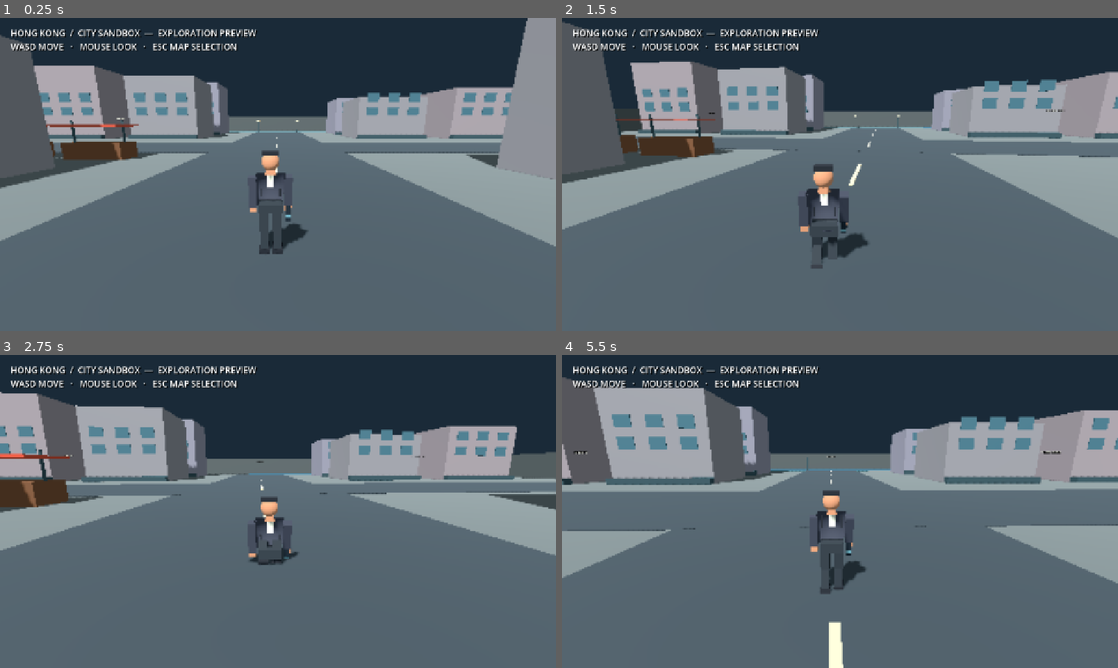
Above: before the commit, frames 1-4 (two rows, left to right).
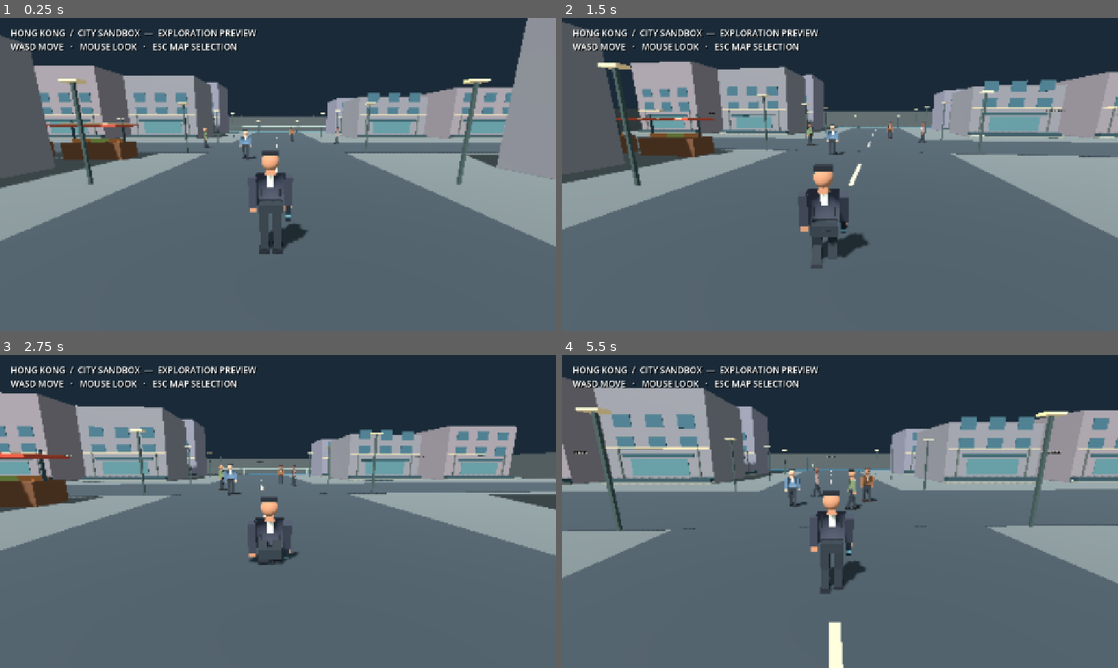
Above: after the commit, the same moments.

Repository: CoolgamerProXD/Stealty-Assasin-redesigned-computing-machine-Beta
Game: Godot game, scene res://scenes/hong_kong_preview.tscn
Two runs of this game, one before a commit and one after it. Both use one fixed random seed, a clock stepped at 60 frames per second and the inputs below. This scene is started directly instead of the project's main scene.
Inputs (mouse positions are in pixels of both pictures, inside the frame that each line leads up to):
- Up to frame 1 (0.25 s): no input
- Up to frame 2 (1.5 s): move the mouse to (867, 174) at 0.52 s; hold C (crouch) 0.53-1.28 s; hold W (move_forward) from 0.53 s (still down); click (867, 174) at 0.67 s; move the mouse to (812, 174) at 1.27 s; right-click (812, 174) at 1.35 s
- Up to frame 3 (2.75 s): keep holding W (move_forward); tap C (crouch) at 1.55 s; move the mouse to (289, 505) at 2.02 s; hold C (crouch) from 2.03 s (still down)
- Up to frame 4 (5.5 s): keep holding W (move_forward); move the mouse to (834, 517) at 2.77 s; release C (crouch) at 2.78 s; tap 1 (equip_primary) at 2.85 s; click (834, 517) at 2.92 s; tap C (crouch) every 0.75 s from 3.05 to 5.3 s; move the mouse to (878, 514) at 3.52 s; hold 2 (equip_secondary) 3.53-4.28 s; move the mouse to (795, 508) at 4.27 s; click (795, 508) at 4.35 s; move the mouse to (845, 511) at 5.02 s; hold Ctrl (instinct) from 5.03 s (still down); click (845, 511) at 5.17 s

The runs differ from the first frame. In frame 1, 3.3% of the frame differs, in the area x 8-92%, y 19-54%; in frame 2, 3.0%; in frame 3, 3.1%; in frame 4, 4.3%, in the area x 0-100%, y 16-57%.

Commit message:
Add public-space activity and richer preview landmarks
Co-authored-by: arena-agent <297053741+arena-agent@users.noreply.github.com>

Diff:
--- a/scripts/world/landscape_preview.gd
+++ b/scripts/world/landscape_preview.gd
@@ -1,11 +1,15 @@
 extends "res://scripts/world/tung_chung_preview.gd"
 ## Original explorable landscape studies, separate from campaign progression.
 @export_enum("city", "mountain") var preview_kind: String = "city"
+var accents: Array[Transform3D] = []
+var accent_colors: Array[Color] = []
 
 func _ready() -> void:
  _environment()
  if preview_kind == "city": _city()
  else: _mountain()
+ _flush_accents()
+ _scene_population()
  player = HotelPlayer.new()
  player.position = Vector3(0,0.05,20)
  add_child(player)
@@ -19,6 +23,49 @@
  hud.add_theme_constant_override("shadow_offset_x", 2)
  hud.add_theme_constant_override("shadow_offset_y", 2)
  canvas.add_child(hud)
+
+func _accent(pos: Vector3, size: Vector3, color: Color) -> void:
+ accents.append(Transform3D(Basis.IDENTITY.scaled(size),pos))
+ accent_colors.append(color)
+
+func _flush_accents() -> void:
+ if accents.is_empty(): return
+ var multi := MultiMesh.new()
+ multi.transform_format = MultiMesh.TRANSFORM_3D
+ multi.use_colors = true
+ var mesh := BoxMesh.new()
+ var material := StandardMaterial3D.new()
+ material.vertex_color_use_as_albedo = true
+ material.roughness = 0.82
+ mesh.material = material
+ multi.mesh = mesh
+ multi.instance_count = accents.size()
+ for i: int in range(accents.size()):
+  multi.set_instance_transform(i, accents[i])
+  multi.set_instance_color(i, accent_colors[i])
+ var visual := MultiMeshInstance3D.new()
+ visual.name = "DistrictDetails"
+ visual.multimesh = multi
+ visual.cast_shadow = GeometryInstance3D.SHADOW_CASTING_SETTING_OFF
+ add_child(visual)
+
+func _scene_population() -> void:
+ # Short, explicitly unobstructed routes in public space; no cross-district AI.
+ var roles := ["civilian", "employee", "civilian", "civilian"]
+ var routes := [
+  [Vector3(-2,0.05,9), Vector3(-2,0.05,-9)],
+  [Vector3(2,0.05,-8), Vector3(2,0.05,8)],
+  [Vector3(-7,0.05,2), Vector3(7,0.05,2)],
+  [Vector3(7,0.05,-2), Vector3(-7,0.05,-2)]]
+ if preview_kind == "mountain":
+  routes = [
+   [Vector3(-2,0.05,10), Vector3(-2,0.05,-10)],
+   [Vector3(2,0.05,-9), Vector3(2,0.05,9)],
+   [Vector3(-4,0.05,5), Vector3(4,0.05,5)]]
+ var coats: Array[Color] = [Color(0.31,0.40,0.48), Color(0.49,0.33,0.23), Color(0.40,0.45,0.32), Color(0.52,0.43,0.41)]
+ for i: int in range(routes.size()):
+  var person := _target(("Visitor " if preview_kind == "mountain" else "Commuter ") + str(i+1), roles[i], routes[i][0], routes[i][1])
+  person.person.clothing.albedo_color = coats[i]
 
 func _process(_delta: float) -> void:
  var title := "HONG KONG  /  CITY SANDBOX" if preview_kind == "city" else "NGONG PING  /  TIAN TAN BUDDHA"
@@ -59,6 +106,28 @@
  _box(Vector3(0,0.03,-40),Vector3(84,0.06,5),Color(0.27,0.38,0.40))
  _box(Vector3(0,0.03,-43),Vector3(84,0.06,3),Color(0.14,0.30,0.38))
  _sign("HARBOUR PROMENADE",Vector3(0,3,-37),38)
+ # Facade bays, awnings and signs establish distinct public-facing streets.
+ for x: float in [-31.0,-17.0,17.0,31.0]:
+  for z: float in [-30.0,-16.0,16.0,30.0]:
+   _accent(Vector3(x,3.5,z+4.62),Vector3(9.8,0.15,0.12),Color(0.69,0.62,0.49))
+   _accent(Vector3(x,0.13,z+5.2),Vector3(10.4,0.20,0.7),Color(0.49,0.49,0.45))
+   for dx: float in [-3.8,3.8]:
+    _accent(Vector3(x+dx,1.8,z+4.63),Vector3(0.15,3.4,0.12),Color(0.31,0.33,0.31))
+   _accent(Vector3(x,2.8,z+4.75),Vector3(6.8,0.34,0.15),Color(0.18,0.28,0.30))
+   _accent(Vector3(x,1.65,z+4.68),Vector3(5.5,1.65,0.06),Color(0.29,0.42,0.43))
+ for x: float in [-30.0,-24.0,-18.0,-12.0]:
+  for dx: float in [-1.2,0.0,1.2]:
+   _accent(Vector3(x+dx,1.21,8),Vector3(0.7,0.22,0.7),Color(0.52,0.57,0.27) if dx == 0.0 else Color(0.66,0.39,0.21))
+  _accent(Vector3(x,2.26,8),Vector3(3.9,0.1,2.2),Color(0.73,0.30,0.20))
+  for dx: float in [-1.3,0.0,1.3]:
+   _accent(Vector3(x+dx,2.28,8),Vector3(0.35,0.12,2.2),Color(0.89,0.75,0.55))
+ for x: float in [-36.0,-28.0,-20.0,-12.0,-4.0,4.0,12.0,20.0,28.0,36.0]:
+  _accent(Vector3(x,0.8,-39.7),Vector3(0.08,1.6,0.08),Color(0.56,0.61,0.57))
+ _accent(Vector3(0,1.45,-39.7),Vector3(80,0.08,0.08),Color(0.56,0.61,0.57))
+ for z: float in [-25.0,-15.0,-5.0,5.0,15.0,25.0]:
+  for x: float in [-7.3,7.3]:
+   _accent(Vector3(x,1.9,z),Vector3(0.11,3.8,0.11),Color(0.22,0.27,0.26))
+   _accent(Vector3(x,3.85,z),Vector3(0.65,0.10,0.45),Color(0.94,0.78,0.56))
  for x: float in [-35.0,-25.0,-15.0,-5.0,5.0,15.0,25.0,35.0]:
   _box(Vector3(x,1.4,-38),Vector3(0.12,2.8,0.12),dark)
   _box(Vector3(x,2.85,-38),Vector3(0.7,0.1,0.7),Color(0.95,0.80,0.58))
@@ -101,6 +170,18 @@
   for z: float in [-33.0,-17.0,0.0,26.0,36.0]:
    _box(Vector3(x,1.1,z),Vector3(0.45,2.2,0.45),Color(0.28,0.22,0.14))
    _box(Vector3(x,2.7,z),Vector3(2.8,2.4,2.8),Color(0.19,0.36,0.22))
+ # Benches, visitor railings and path edging respect the landmark's public use.
+ for z: float in [-16.0,-6.0,4.0,14.0,24.0]:
+  for x: float in [-6.5,6.5]:
+   _accent(Vector3(x,0.43,z),Vector3(1.8,0.12,0.65),Color(0.37,0.25,0.17))
+   _accent(Vector3(x,0.22,z),Vector3(1.5,0.45,0.08),Color(0.27,0.27,0.23))
+ for z: float in [-20.0,-12.0,-4.0,4.0,12.0,20.0,28.0]:
+  for x: float in [-5.6,5.6]:
+   _accent(Vector3(x,0.10,z),Vector3(0.12,0.18,7.5),Color(0.45,0.47,0.37))
+ for x: float in [-9.0,9.0]:
+  for z: float in [-18.0,-10.0,0.0,10.0,22.0]:
+   _accent(Vector3(x,0.16,z),Vector3(0.9,0.32,0.9),Color(0.39,0.38,0.30))
+   _accent(Vector3(x,0.70,z),Vector3(1.4,0.95,1.4),Color(0.23,0.39,0.23))
  # Distant, stylised peaks, and an atmospheric decorative cable-car vista.
  for x: float in [-39.0,-27.0,27.0,39.0]:
   _peak(Vector3(x,0,-42), 12.0, 15.0 + absf(x)*0.12, Color(0.27,0.37,0.35))
--- a/scripts/world/tung_chung_preview.gd
+++ b/scripts/world/tung_chung_preview.gd
@@ -97,7 +97,7 @@
  # Rhythm of columns, floor strips and ceiling lights establishes the concourse.
  for x: float in [-18.0,-10.0,-2.0,6.0,14.0]:
   for z: float in [-6.0,6.0]:
-   _box(Vector3(x,2.6,z), Vector3(0.6,5.2,0.6), Color(0.76,0.79,0.76))
+   _box(Vector3(x,2.6,z), Vector3(0.6,5.2,0.6), Color(0.76,0.79,0.76), true)
    _box(Vector3(x,0.35,z), Vector3(0.8,0.7,0.8), dark)
   _box(Vector3(x,5.1,0), Vector3(4.8,0.05,0.3), Color(1.0,0.91,0.72))
  for x: float in [-14.0,-7.0,0.0,7.0,14.0]:
@@ -125,7 +125,7 @@
   _box(Vector3(15.75,float(i)*0.29+0.7,1.0-float(i)*0.44), Vector3(0.08,0.12,0.47), dark)
  _sign("CONCOURSE  /  UPPER WALKWAY", Vector3(17,4.65,-3.85), 28)
  # A central information island and seating; kept non-solid in this blockout.
- _box(Vector3(-1,0.55,0), Vector3(5,1.1,2), Color(0.26,0.36,0.38))
+ _box(Vector3(-1,0.55,0), Vector3(5,1.1,2), Color(0.26,0.36,0.38), true)
  _box(Vector3(-1,1.15,0), Vector3(5.2,0.12,2.2), Color(0.76,0.75,0.66))
  _sign("INFORMATION", Vector3(-1,2.6,0.5), 36)
  for x: float in [5.0,9.0,13.0]:
@@ -141,6 +141,18 @@
  _box(Vector3(0,0.65,11.9), Vector3(38,0.12,0.06), orange)
  _box(Vector3(1,4.2,8), Vector3(9,0.8,0.2), dark)
  _sign("PLATFORM  /  TRAINS", Vector3(1,4.2,7.86), 40)
+ # Non-operational architectural details; routes are not real station layouts.
+ for x: float in [-18.0,-10.0,-2.0,6.0,14.0]:
+  _box(Vector3(x,5.12,-4), Vector3(0.24,0.18,17), Color(0.25,0.31,0.31))
+  _box(Vector3(x,3.0,-13.82), Vector3(5.0,0.05,0.05), orange)
+  _box(Vector3(x,0.08,0), Vector3(0.04,0.04,19), Color(0.64,0.68,0.64))
+ for x: float in [-9.0,-5.0,2.0,6.0,9.0,13.0]:
+  _box(Vector3(x,2.4,-11.34),Vector3(1.1,0.58,0.025),Color(0.84,0.72,0.50))
+  _box(Vector3(x,2.4,-11.30),Vector3(0.96,0.44,0.02),Color(0.26,0.39,0.37))
+ for x: float in [-17.0,-9.0,-1.0,7.0,15.0]:
+  _box(Vector3(x,1.0,11.83),Vector3(0.035,1.9,0.035),Color(0.92,0.65,0.27))
+  _box(Vector3(x,2.9,11.83),Vector3(0.8,0.10,0.035),Color(0.92,0.65,0.27))
+
 
 func _population() -> void:
  var coats: Array[Color] = [Color(0.55,0.31,0.24), Color(0.25,0.36,0.46), Color(0.42,0.44,0.30), Color(0.48,0.36,0.46), Color(0.28,0.45,0.42), Color(0.60,0.52,0.38), Color(0.31,0.32,0.35)]
@@ -148,8 +160,8 @@
   var profile := NpcProfile.new()
   profile.identity = "Passenger %02d" % i
   profile.occupation = "employee" if i % 5 == 0 else "civilian"
-  var start := Vector3(-17 + float(i % 7) * 5.5, 0.05, -3.0 + float(i / 7) * 8.0)
-  var end := Vector3(clampf(start.x + (4.0 if i % 2 == 0 else -4.0), -19, 19), 0.05, start.z + (2.0 if i % 3 == 0 else -2.0))
+  var start := Vector3(-17 + float(i % 7) * 5.5, 0.05, -3.0 + float(i / 7) * 11.5)
+  var end := Vector3(clampf(start.x + (4.0 if i % 2 == 0 else -4.0), -19, 19), 0.05, start.z)
   profile.schedule.append(ScheduleEntry.new(end, "waiting" if i % 3 == 0 else "conversing", 3.0 + float(i % 4)))
   profile.schedule.append(ScheduleEntry.new(start, "idle", 2.0 + float(i % 3)))
   var npc := HotelNpc.new()
--- a/tests/camera_display_test.gd
+++ b/tests/camera_display_test.gd
@@ -64,7 +64,7 @@
  print("DISPLAY_METRIC: frames=%d mean_ms=%.3f p95_ms=%.3f p99_ms=%.3f mean_fps=%.2f" % [samples.size(), mean, samples[113], samples[118], 1000.0 / maxf(mean, 0.001)])
  var hotel_hud: Label = world.get("hud")
  check(hotel_hud.is_visible_in_tree() and hotel_hud.text.contains("ADRIAN LOCKE"), "Meridian target HUD is visible in rendered scene")
- check(player.body_mesh.is_visible_in_tree() and player.body_mesh.get_child_count() > 8, "articulated player visuals are present in rendered scene")
+ check(player.body_mesh.is_visible_in_tree() and player.body_mesh.upper_body.get_child_count() > 8 and player.body_mesh.left_knee != null, "articulated player visuals are present in rendered scene")
  var target: HotelNpc = world.get("primary_npc")
  var crowd: Array[HotelNpc] = world.get("npcs")
  for person: HotelNpc in crowd:
--- a/tests/run_tests.gd
+++ b/tests/run_tests.gd
@@ -847,6 +847,18 @@
     await create_timer(0.5).timeout
     Input.action_release("move_forward")
     check(preview_player.global_position.distance_to(before_preview) > 0.2, preview_name + " preview supports player movement")
+    if preview_name != "TUNG CHUNG":
+     var preview_npcs: Array[HotelNpc] = preview.get("npcs")
+     check(preview_npcs.size() >= 3, preview_name + " preview includes local visitors")
+     var visitor := preview_npcs[0]
+     var visitor_start := visitor.global_position
+     await create_timer(1.0).timeout
+     check(visitor.global_position.distance_to(visitor_start) > 0.2, preview_name + " visitor follows its open public-space route")
+     var query := PhysicsRayQueryParameters3D.create(visitor.global_position + Vector3.UP * 0.8, visitor.profile.schedule[0].destination + Vector3.UP * 0.8)
+     var excludes: Array[RID] = [preview_player.get_rid()]
+     for actor: HotelNpc in preview_npcs: excludes.append(actor.get_rid())
+     query.exclude = excludes
+     check(visitor.get_world_3d().direct_space_state.intersect_ray(query).is_empty(), preview_name + " scripted route remains free of solid architecture")
     var exit_event := InputEventAction.new()
     exit_event.action = "release_mouse"
     exit_event.pressed = true
